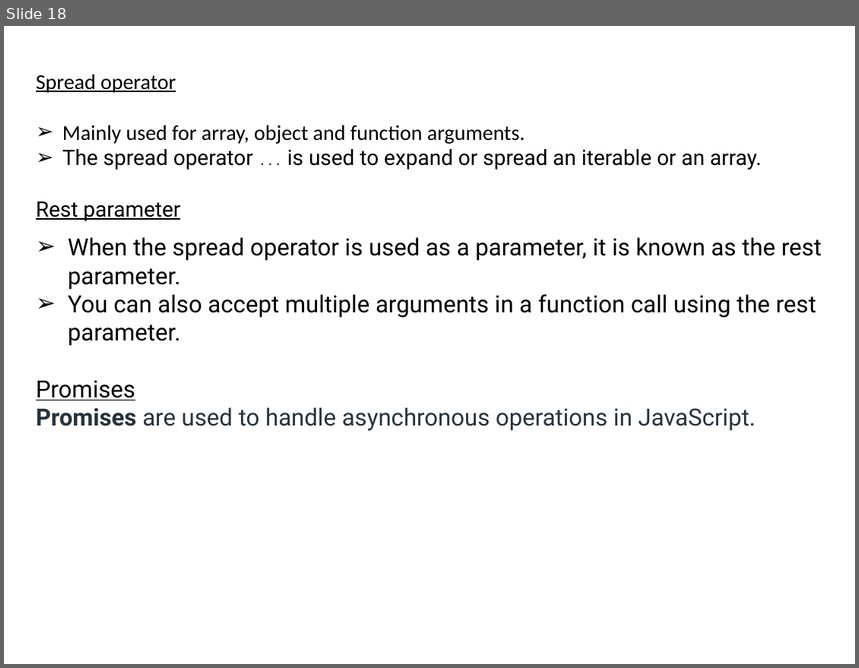
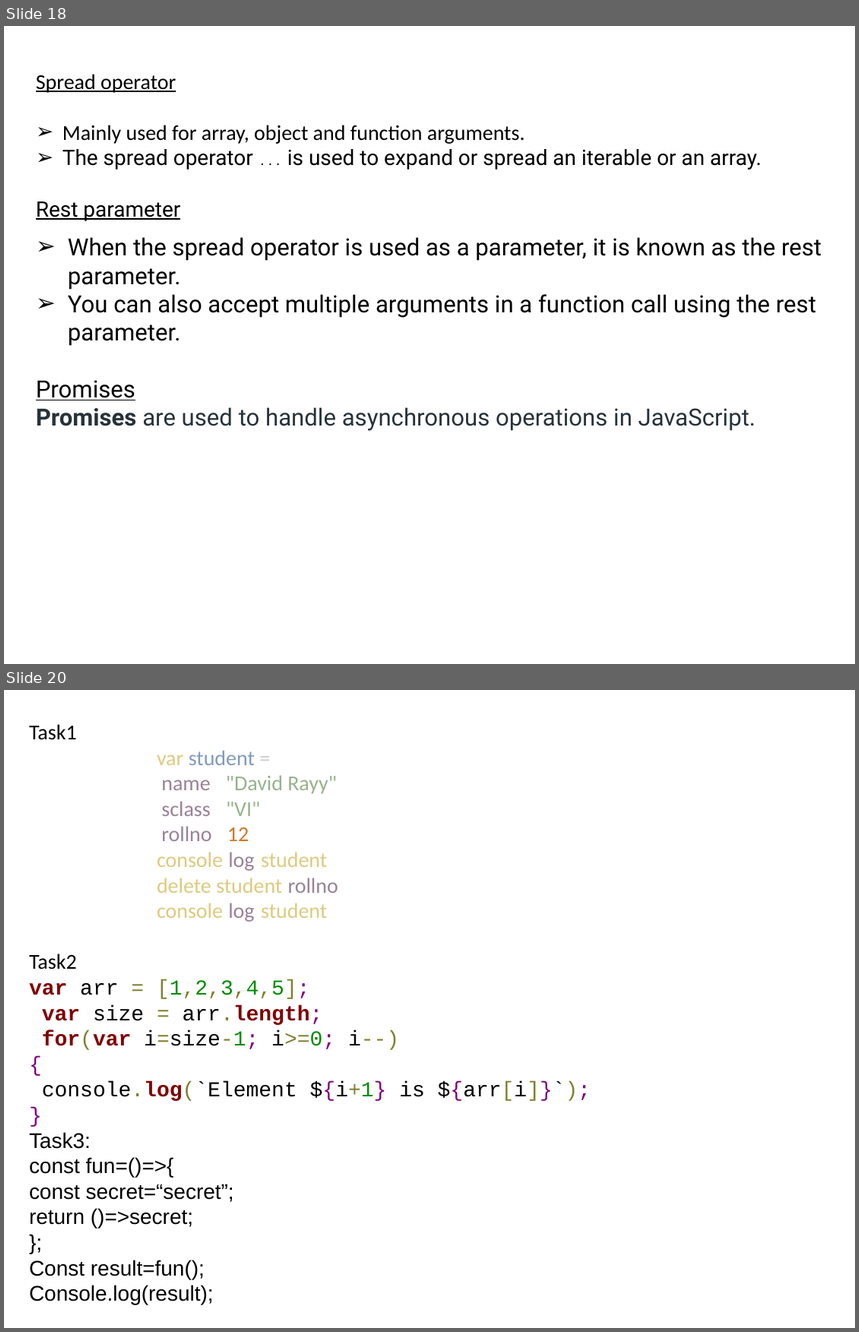
Before and after one commit to sudhishmapython/futura_javascript, a slide deck: JAVASCRIPT.pptx. Shown one above the other, each under a label of ours: slide 18 before the commit, slides 18 and 20 after it; the slides between them are not shown. The pictures are 859x668 and 859x1332 pixels, drawn with LibreOffice and Linux fonts; fonts in the diff are those of the drawing. Boxes give left, top, right and bottom in pixels: in the first picture for what was removed or moved away, otherwise in the second. Text is boxed around its words. In the diff, an @@ line names an element or a change of style, - is before the commit and + after.

```diff
--- a/JAVASCRIPT.pptx
+++ b/JAVASCRIPT.pptx
@@ slide 20 added at [4,690,855,1328], background #FFFFFF @@
@@ text added at [29,724,591,1305], 18 pt, text #000000 @@
+Task1
+      var student = {
+      name : "David Rayy",
+      sclass : "VI",
+      rollno : 12 };
+      console.log(student);
+      delete student.rollno;
+      console.log(student);
+Task2
+var arr = [1,2,3,4,5];
+var size = arr.length;
+for(var i=size-1; i>=0; i--)
+{
+console.log(`Element ${i+1} is ${arr[i]}`);
+}
+Task3:
+const fun=()=>{
+const secret=“secret”;
+return ()=>secret;
+};
+Const result=fun();
+Console.log(result);
```
Also in this commit, not shown: 2 slides changed, 1 other slide added, 35 other files.
